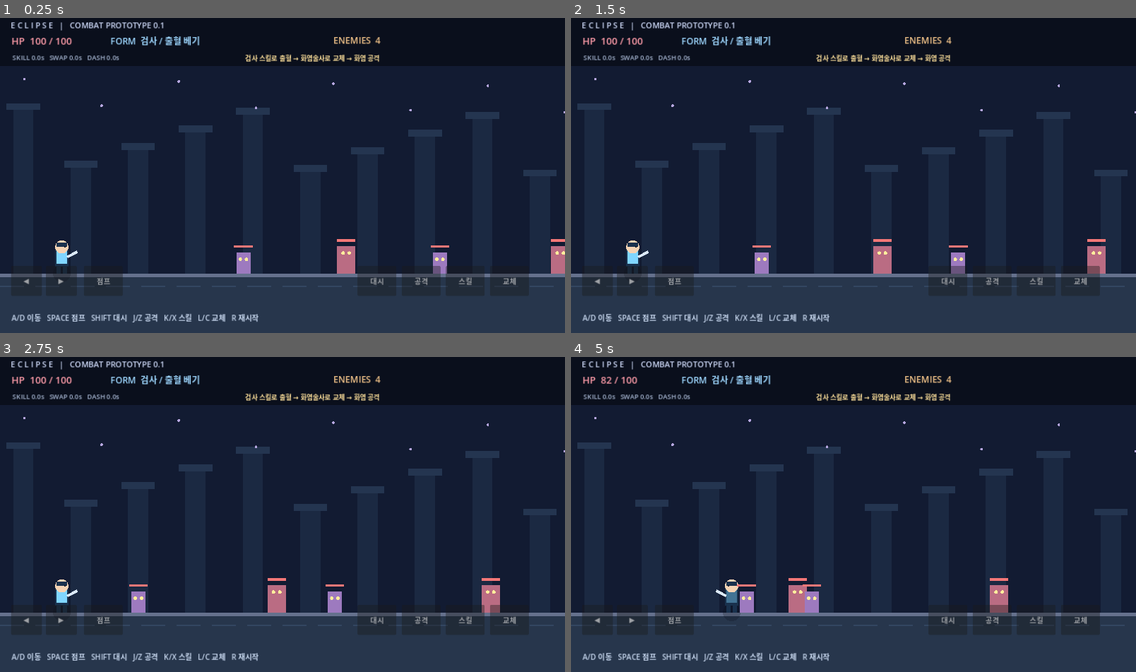
Above: before the commit, frames 1-4 (two rows, left to right).
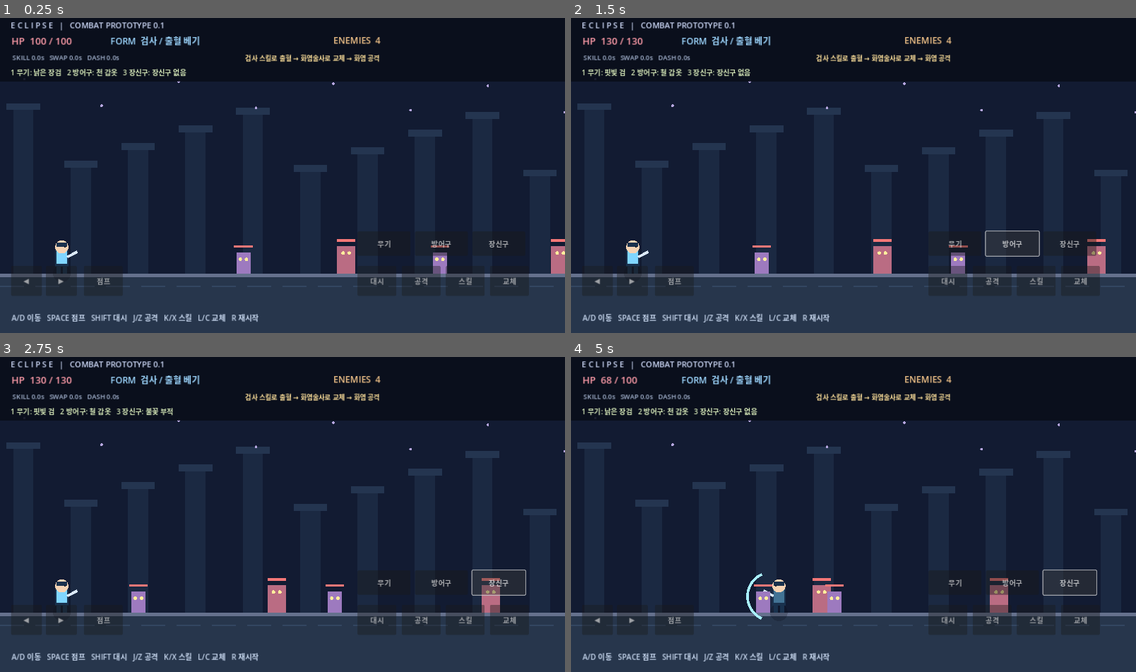
Above: after the commit, the same moments.

Repository: ogw07222-tech/eclipse
Game: Godot game, scene res://scenes/main.tscn
Two runs of this game, one before a commit and one after it. Both use one fixed random seed, a clock stepped at 60 frames per second and the inputs below.
Inputs (mouse positions are in pixels of both pictures, inside the frame that each line leads up to):
- Up to frame 1 (0.25 s): no input
- Up to frame 2 (1.5 s): click (955, 244) at 0.5 s, where only the run after the commit has a clickable "무기"; click (1011, 244) at 1.25 s, where only the run after the commit has a clickable "방어구"
- Up to frame 3 (2.75 s): click (497, 583) at 2 s, where only the run after the commit has a clickable "장신구"
- Up to frame 4 (5 s): tap Enter at 2.75 s; hold D (right) 2.78-4.28 s; tap 1 at 2.85, 4.55 s; tap Space (jump) at 3.02, 3.77 s; tap 2 at 3.05, 3.6 s; tap 3 at 3.8, 4.35 s; hold A (left) from 4.28 s (still down)

The runs differ from the first frame. In frame 1, 0.5% of the frame differs, in the area x 2-90%, y 15-76%; in frame 2, 0.7%; in frame 3, 0.7%; in frame 4, 2.5%, in the area x 2-94%, y 6-84%.

Commit message:
feat: equipment cycle controls and HUD for keyboard and tablet

Diff:
--- a/scripts/game.gd
+++ b/scripts/game.gd
@@ -14,6 +14,7 @@
 var enemies_label: Label
 var cooldown_label: Label
 var status_label: Label
+var equipment_label: Label
 var overlay: ColorRect
 var overlay_title: Label
 var overlay_hint: Label
@@ -83,6 +84,7 @@
   add_child(player)
   player.health_changed.connect(_update_health)
   player.form_changed.connect(_update_form)
+  player.equipment_changed.connect(_refresh_hud)
   player.projectile_requested.connect(_spawn_projectile)
   player.defeated.connect(_on_defeated)
   if not is_instance_valid(camera):
@@ -135,6 +137,11 @@
 func _unhandled_input(event: InputEvent) -> void:
   if event.is_action_pressed("restart"):
     _start_round()
+  if is_instance_valid(player) and not ended and event is InputEventKey and event.pressed and not event.echo:
+    match event.keycode:
+      KEY_1: player.cycle_equipment("weapon")
+      KEY_2: player.cycle_equipment("armor")
+      KEY_3: player.cycle_equipment("accessory")
 
 func _physics_process(_delta: float) -> void:
   if is_instance_valid(player):
@@ -162,6 +169,7 @@
       bleeding = true
       break
   status_label.text = "출혈 대상 있음! 화염 공격으로 폭발 가능" if bleeding else "검사 스킬로 출혈 → 화염술사로 교체 → 화염 공격"
+  equipment_label.text = "1 무기: %s   2 방어구: %s   3 장신구: %s" % [player.equipment.name_for("weapon"), player.equipment.name_for("armor"), player.equipment.name_for("accessory")]
 
 func _label(text_value: String, xy: Vector2, size: int, tint: Color) -> Label:
   var label := Label.new()
@@ -177,7 +185,7 @@
   var header := ColorRect.new()
   header.color = Color(0.035, 0.055, 0.1, 0.9)
   header.position = Vector2(0, 0)
-  header.size = Vector2(1280, 115)
+  header.size = Vector2(1280, 151)
   header.mouse_filter = Control.MOUSE_FILTER_IGNORE
   hud.add_child(header)
   hud.add_child(_label("E C L I P S E   |   COMBAT PROTOTYPE 0.1", Vector2(24, 10), 18, Color("cfdaf9")))
@@ -188,6 +196,8 @@
   status_label = _label("", Vector2(555, 85), 15, Color("ffe19b"))
   for item in [health_label, form_label, enemies_label, cooldown_label, status_label]:
     hud.add_child(item)
+  equipment_label = _label("", Vector2(24, 117), 16, Color("d6e8b8"))
+  hud.add_child(equipment_label)
   var controls := _label("A/D 이동   SPACE 점프   SHIFT 대시   J/Z 공격   K/X 스킬   L/C 교체   R 재시작", Vector2(26, 672), 17, Color("c7d7ee"))
   hud.add_child(controls)
   overlay = ColorRect.new()
@@ -216,6 +226,15 @@
     ["스킬", "skill", Vector2(1010, 568), Vector2(88, 68)],
     ["교체", "swap", Vector2(1110, 568), Vector2(88, 68)]
   ]
+  # Equipment switching touch controls above the combat action row.
+  for entry in [["무기", "weapon", 810.0], ["방어구", "armor", 940.0], ["장신구", "accessory", 1070.0]]:
+    var equip_button := Button.new()
+    equip_button.text = entry[0]
+    equip_button.position = Vector2(entry[2], 490)
+    equip_button.size = Vector2(120, 55)
+    equip_button.modulate.a = 0.75
+    equip_button.pressed.connect(_on_equip_button.bind(entry[1]))
+    hud.add_child(equip_button)
   for spec in button_specs:
     var button := Button.new()
     button.text = spec[0]
@@ -226,6 +245,10 @@
     button.button_up.connect(_on_touch_action.bind(spec[1], false))
     hud.add_child(button)
     touch_buttons.append(button)
+
+func _on_equip_button(slot: String) -> void:
+  if is_instance_valid(player) and not ended:
+    player.cycle_equipment(slot)
 
 func _on_touch_action(action: String, state: bool) -> void:
   if is_instance_valid(player):
